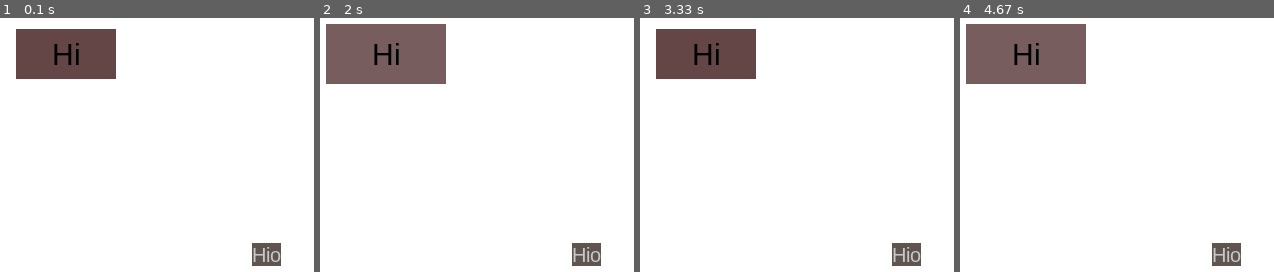
Above: before the commit, frames 1-4 (left to right).
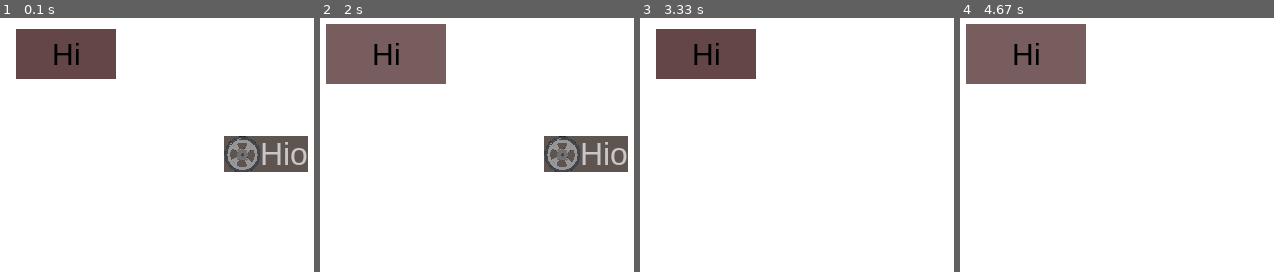
Above: after the commit, the same moments.

Repository: Valdotorium/pygame_helpers
Game: pygame game, started from main.py
The game is run twice, just before and just after one commit, with the same random seed, the same clock (stepped at 60 frames per second) and the same inputs.
Inputs (mouse positions are in pixels of both pictures, inside the frame that each line leads up to):
- Up to frame 1 (0.1 s): no input
- Up to frame 2 (2 s): click "Hi" at 0.38 s; click (590, 193) at 0.72 s; click (338, 63) at 1.05 s; click (outside the picture) at 1.38 s; click (398, 35) at 1.72 s
- Up to frame 3 (3.33 s): click (outside the picture) at 2.05 s; click "Hi" at 2.88 s; click (outside the picture) at 3.22 s
- Up to frame 4 (4.67 s): click (994, 38) at 4.55 s

The runs differ from the first frame. In frame 1, 4.6% of the frame differs, in the area x 71-99%, y 46-98%; in frame 2, 4.6%; in frame 3, 0.8%; in frame 4, 0.8%.

Commit message:
added textboxes with icons

Diff:
--- a/main.py
+++ b/main.py
@@ -19,15 +19,20 @@
 window, clock = init()
 mouse = mouse.mouse()
 button = ui.Button(200,200,100,50,(100,70,70), "Hi", "expand")
-textbox = text.DisplayText(window, "Hio", "Arial", 400, 400)
+textbox = text.warning("Hio", "Arial",32, pygame.image.load("icons/wheelNew.png"))
 while True:
     window.fill((255, 255, 255))
     clock.tick(60)
     mouse.update()
     button.draw(window)
-    textbox.draw(window)
+
+
+    if textbox.ticks <= 0:
+       pass
+    else:
+        textbox.draw(window)
+
     pygame.display.update()
-
     print("state:", mouse.state, "click:",mouse.click, "pos:",mouse.pos, "origin:", mouse.originOfTouch)
     #quitting
     for event in pygame.event.get():
--- a/text.py
+++ b/text.py
@@ -2,36 +2,39 @@
 
 
 class textbox():
-    def __init__(self, x, y, color, bgcolor, text, font, ticks, icon):
+    def __init__(self, x, y, color, bgcolor, text, font,fontsize, ticks, icon):
         self.x = x
         self.y = y
         self.color = color
         self.bgcolor = bgcolor
         self.text = text
-        self.font = pygame.font.SysFont(font, 20)
+        self.font = pygame.font.SysFont(font, fontsize)
         self.textRect = self.font.render(text, True, color).get_rect()
         self.textRect.center = (self.x, self.y)
         self.ticks = ticks
         self.icon = icon
         if self.icon != None:
             #icon images must be square
-            self.icon = pygame.transform.scale(self.icon(self.textRect.get_height / 2, self.textRect.get_height / 2))
-
+            self.icon = pygame.transform.scale(self.icon,(self.textRect.height , self.textRect.height ))
 
     def draw(self, screen):
         screen.blit(self.font.render(self.text, True, self.color, self.bgcolor), self.textRect)
+        if self.icon!= None:
+            screen.blit(self.icon, (self.x - self.textRect.width / 2, self.y - self.textRect.height / 2))
         self.ticks -= 1
-        if self.ticks == 0:
-            del(self)
+
 #function for text displaying
-def DisplayText(screen, text, font, x, y):
-    _textbox = textbox(x, y, (200,200,200),(95,85,80), text, font, 180, None)
+def DisplayText(text, font, fontsize, x, y):
+    _textbox = textbox(x, y, (200,200,200),(95,85,80), text, font, fontsize, 180, None)
     return _textbox
 
 
 
+
 #function for text warnings in the center of the screen
-
+def warning(text, font,fontsize , icon):
+    _textbox = textbox(400, 300, (200,200,200),(95,85,80), "    "+text, font,fontsize, 180, icon)
+    return _textbox
 
 
 #function for notification banners
Binary file added: icons/wheelNew.png
